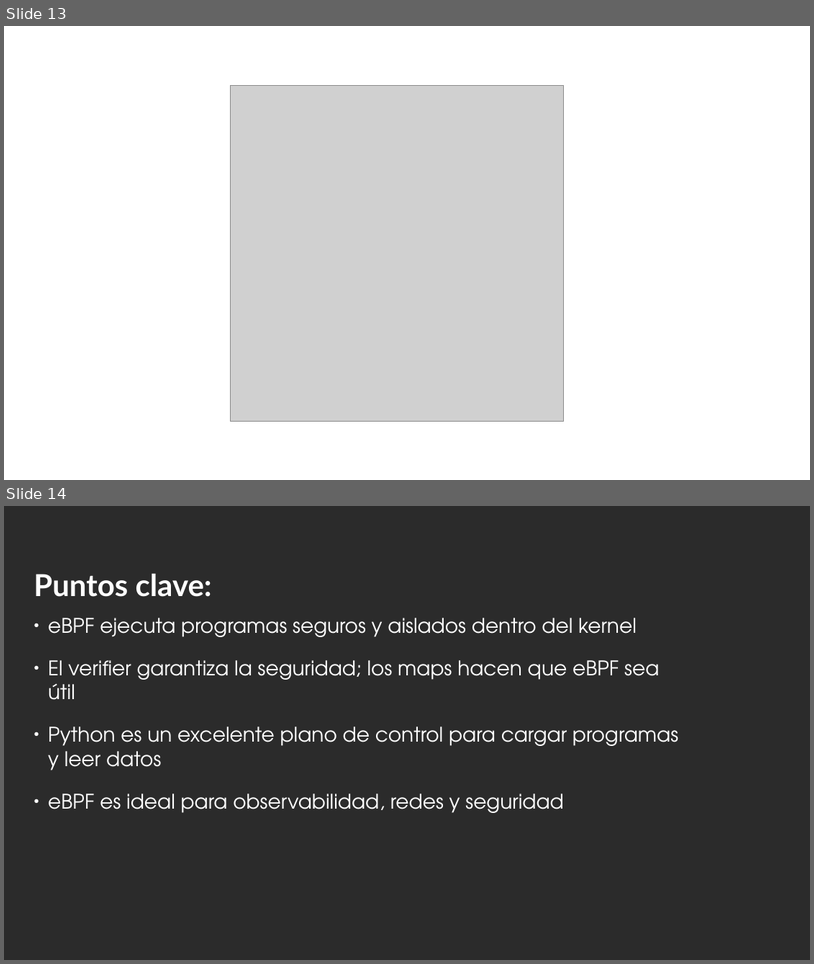
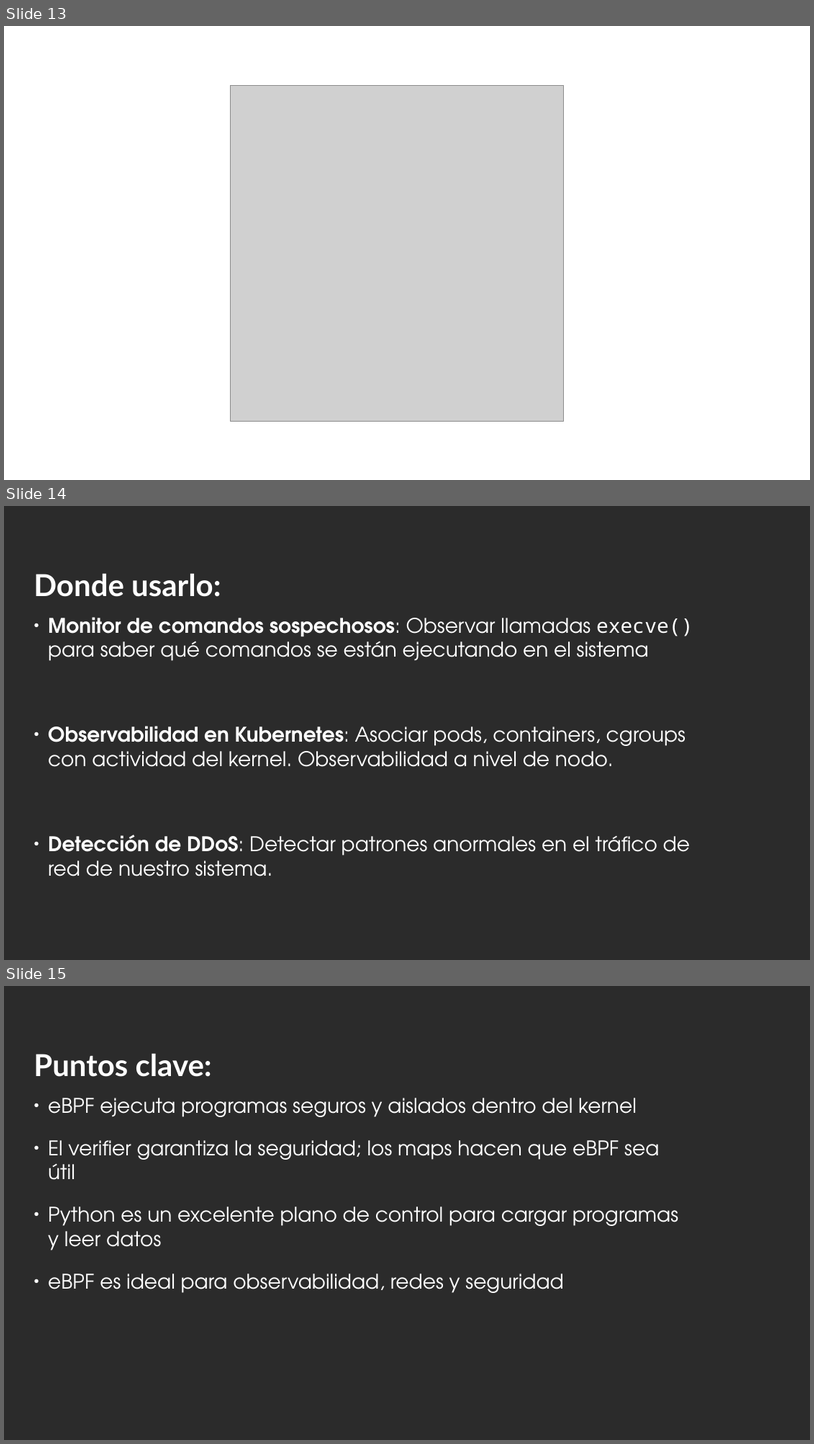
Before and after one commit to mental12345/ebpf-presentacion, a slide deck: ebpf.pptx. Shown one above the other, each under a label of ours: slides 13 and 14 before the commit, slides 13, 14 and 15 after it. The pictures are 814x964 and 814x1444 pixels, drawn with LibreOffice and Linux fonts; fonts in the diff are those of the drawing; grey boxes stand for pictures; background and template pictures are left out; a plain dark background stands for a picture behind light text. Boxes give left, top, right and bottom in pixels: in the first picture for what was removed or moved away, otherwise in the second. Text is boxed around its words. In the diff, an @@ line names an element or a change of style, - is before the commit and + after.

Commit message:
added examples donde usarlo

```diff
--- a/ebpf.pptx
+++ b/ebpf.pptx
@@ slide 14 added at bbox=[4, 506, 810, 960], background picture (left out) @@
@@ text added at bbox=[34, 573, 693, 876], 24 pt, text #FFFFFF @@
+Donde usarlo:
+● Monitor de comandos sospechosos: Observar llamadas execve() para saber qué comandos se están ejecutando en el sistema
+● Observabilidad en Kubernetes: Asociar pods, containers, cgroups con actividad del kernel. Observabilidad a nivel de nodo.
+● Detección de DDoS: Detectar patrones anormales en el tráfico de red de nuestro sistema.
@@ what was slide 14 is now slide 15 @@
```
Also in this commit, not shown: 1 slide changed, 1 other file.
